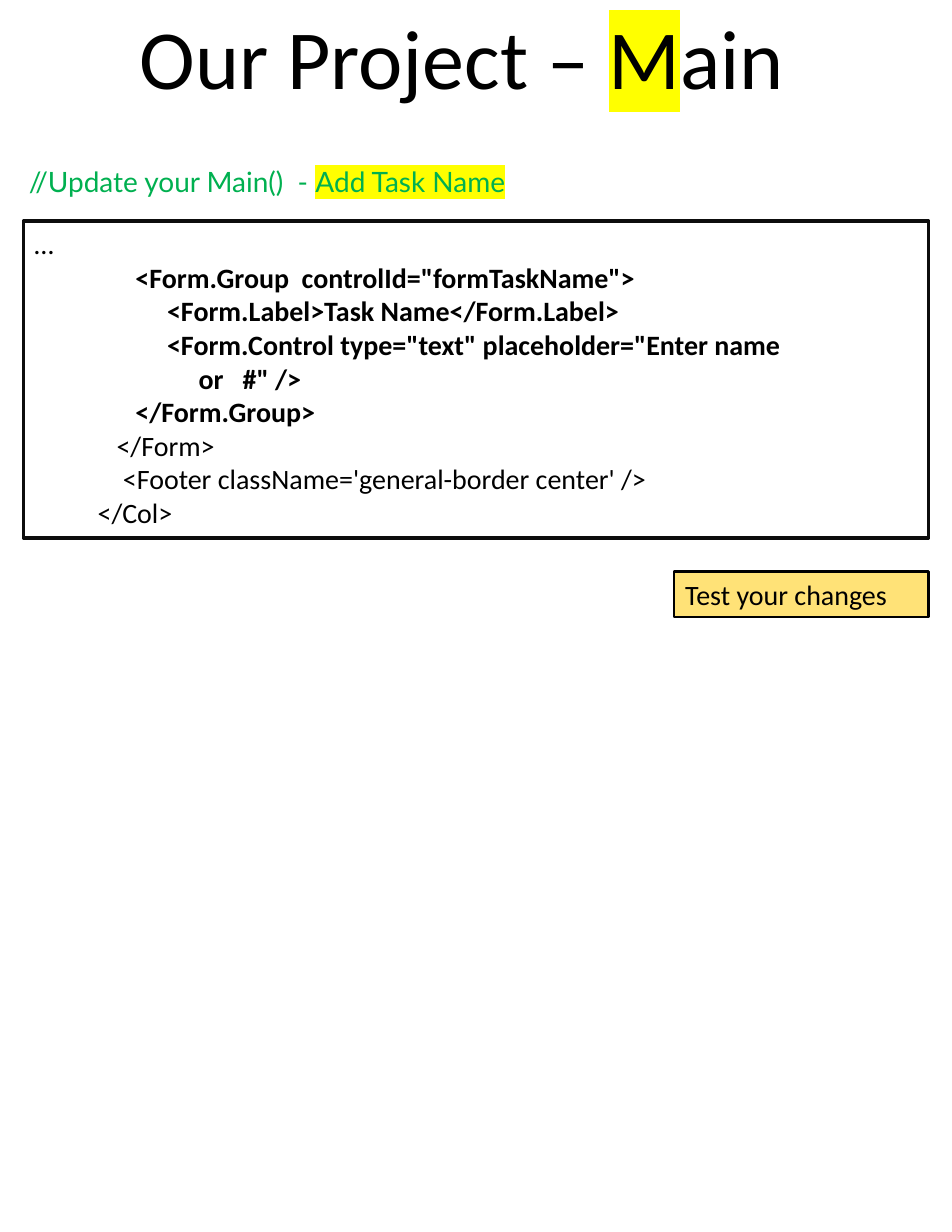
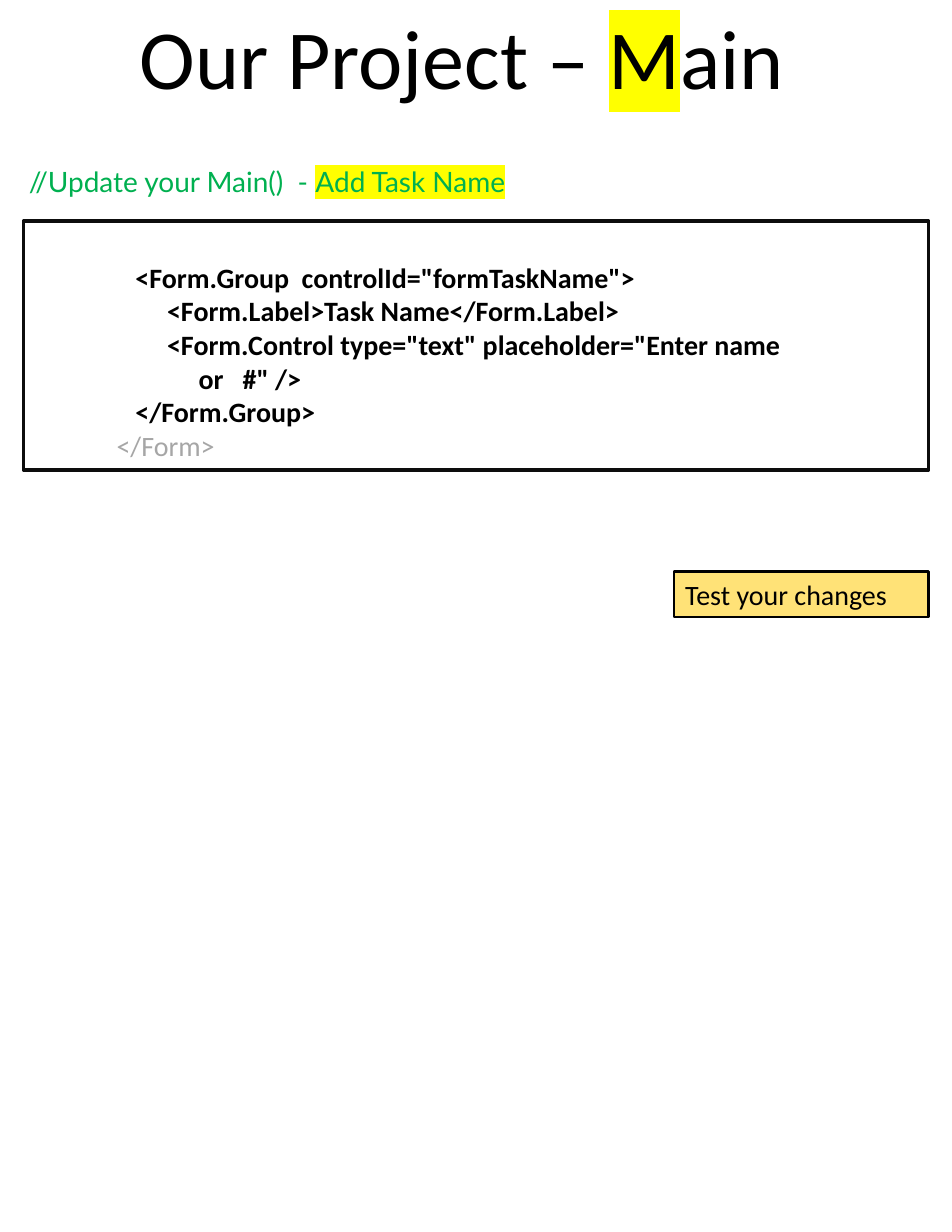
Before and after one commit to scorpion0511/mytracker, a slide deck: slide 32 of doc/React.pptx. Drawn at 952x1232 pixels with LibreOffice and Linux fonts; fonts in the diff are those of the drawing. Boxes give left, top, right and bottom in pixels: in the first picture for what was removed or moved away, otherwise in the second. Text is boxed around its words. In the diff, an @@ line names an element or a change of style, - is before the commit and + after.

```diff
--- a/doc/React.pptx
+++ b/doc/React.pptx
@@ text in rectangle at [24,221,928,469]: paragraph removed @@
-…
@@ rectangle "<Form.Group controlId="formTaskName">": place and size @@
-rectangle "<Form.Group controlId="formTaskName">" at [24,221,928,538]
+rectangle "<Form.Group controlId="formTaskName">" at [24,221,928,469]
@@ text in rectangle at [117,437,215,457]: text colour #000000 to #A6A6A6 in "</Form>" @@
@@ text in rectangle at [98,469,615,524]: paragraphs removed @@
-<Footer className='general-border center' />
-</Col>
```
Also in this commit, not shown: 13 other slides changed, 18 slides added, 2 slides removed.
